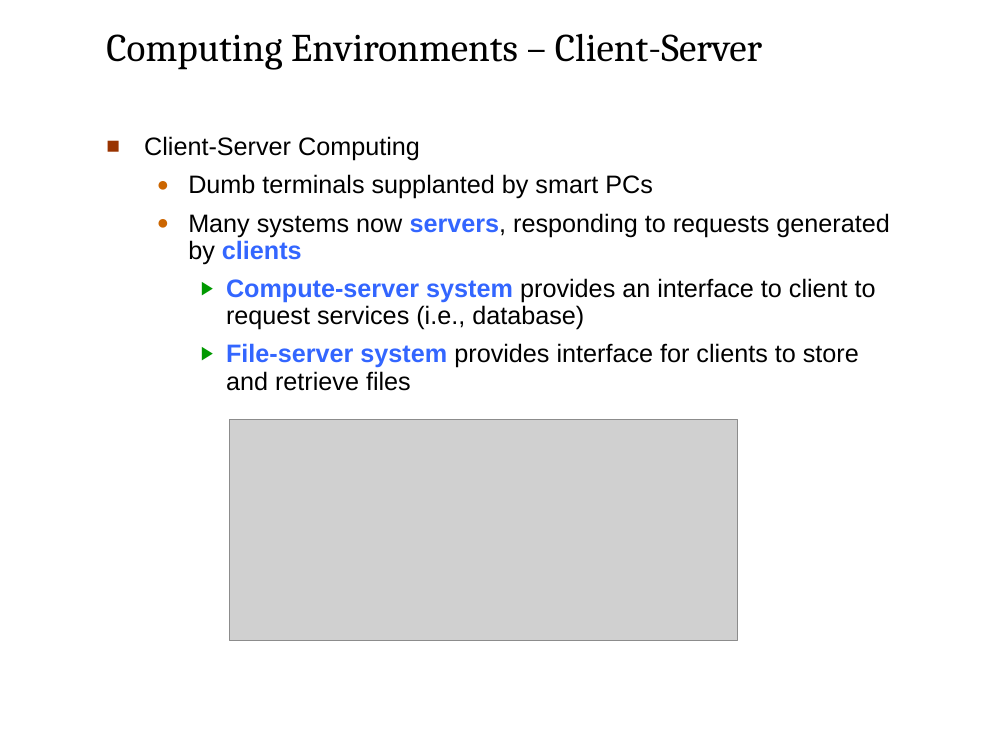
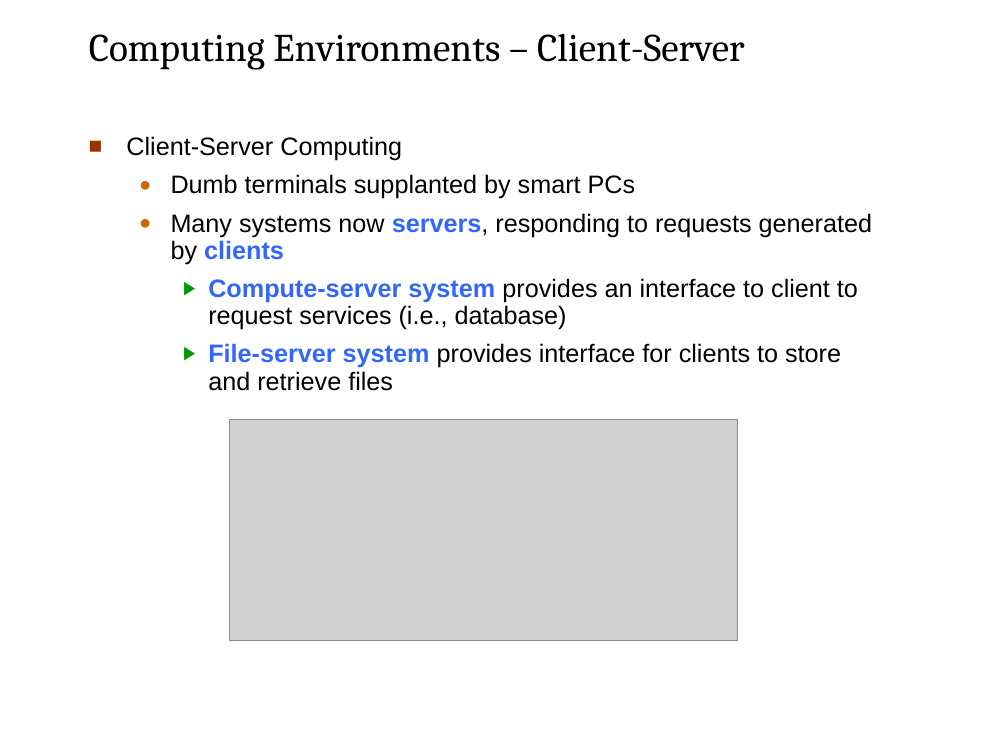
Before and after one commit to josiahkeaton/Training-Materials, a slide deck: slide 50 of Software Testing/Fundamentals of Computer & OS Concepts/ch1.ppt. Drawn at 1008x756 pixels with LibreOffice and Linux fonts; fonts in the diff are those of the drawing; grey boxes stand for pictures; background and template pictures are left out. Boxes give left, top, right and bottom in pixels: in the first picture for what was removed or moved away, otherwise in the second. Text is boxed around its words. In the diff, an @@ line names an element or a change of style, - is before the commit and + after.

```diff
--- a/Software Testing/Fundamentals of Computer & OS Concepts/ch1.ppt
+++ b/Software Testing/Fundamentals of Computer & OS Concepts/ch1.ppt
@@ title "Computing Environments – Client-Server": place and size @@
-title "Computing Environments – Client-Server" at [106, 33, 762, 70]
+title "Computing Environments – Client-Server" at [89, 33, 744, 70]
@@ text "Client-Server Computing": place and size @@
-text "Client-Server Computing" at [144, 136, 889, 391]
+text "Client-Server Computing" at [126, 136, 872, 391]
```
Also in this commit, not shown: 31 other slides changed, 24 other files.
